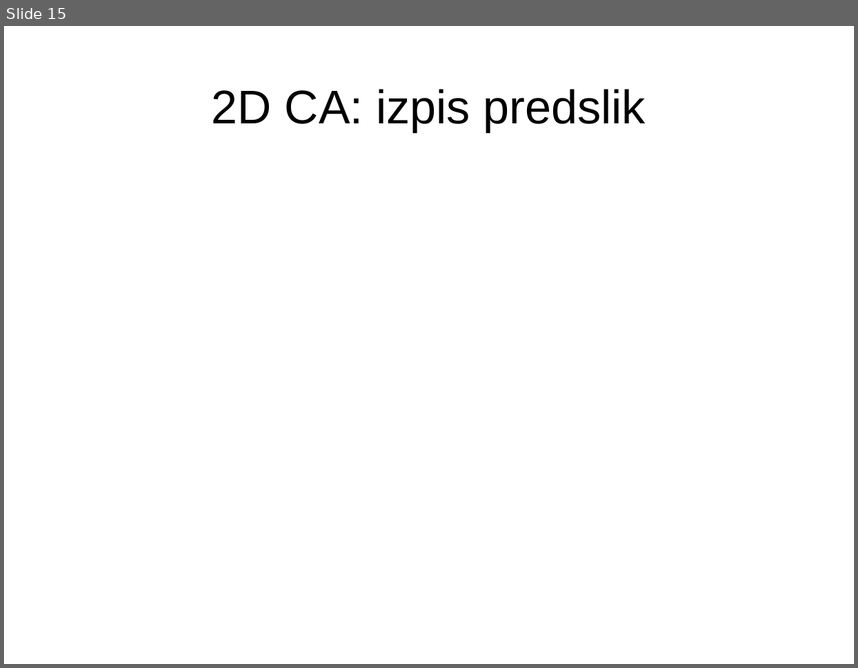
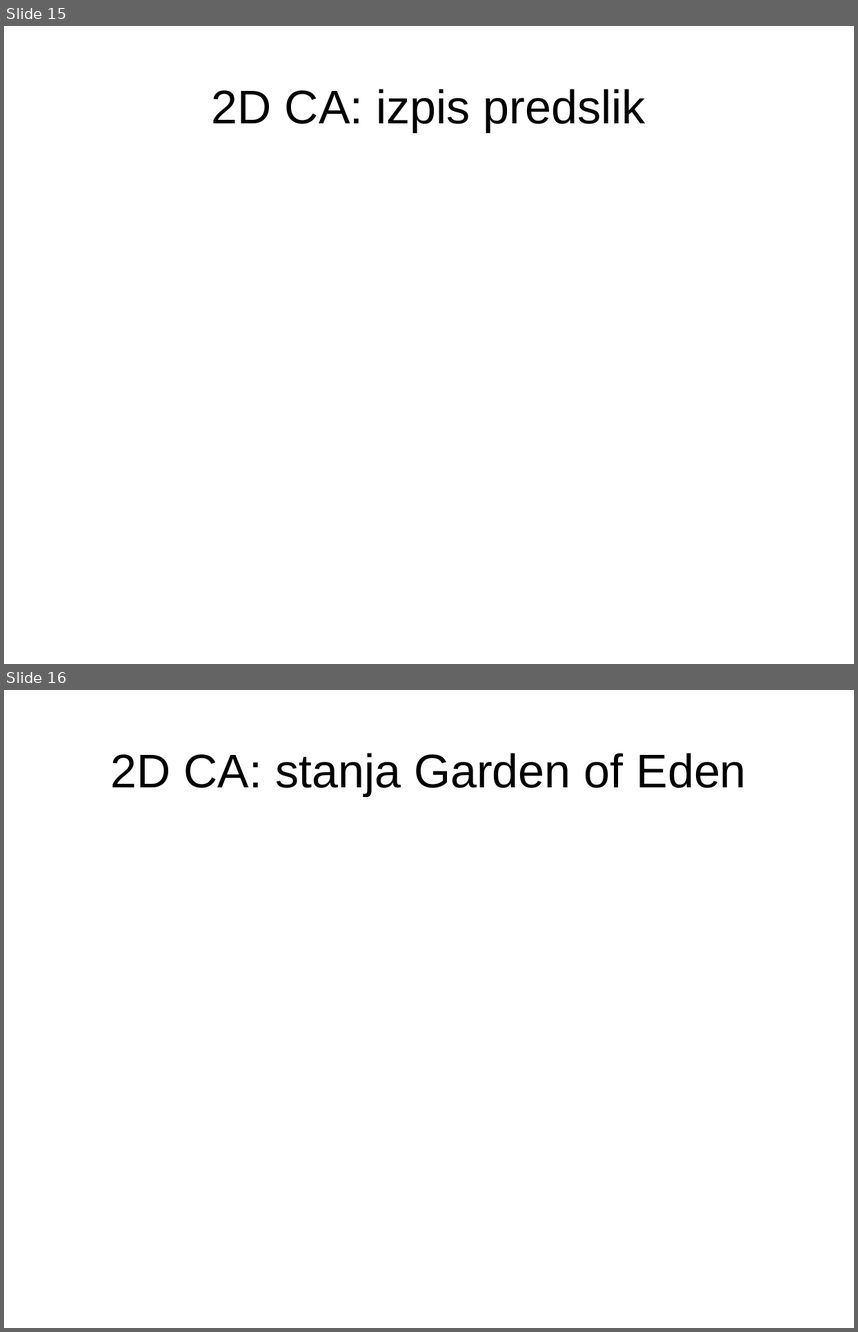
Before and after one commit to jeras/fri-latex-templates, a slide deck: predstavitev/predstavitev.odp. Shown one above the other, each under a label of ours: slide 15 before the commit, slides 15 and 16 after it. The pictures are 858x668 and 858x1332 pixels, drawn with LibreOffice and Linux fonts; fonts in the diff are those of the drawing. Boxes give left, top, right and bottom in pixels: in the first picture for what was removed or moved away, otherwise in the second. Text is boxed around its words. In the diff, an @@ line names an element or a change of style, - is before the commit and + after.

```diff
--- a/predstavitev/predstavitev.odp
+++ b/predstavitev/predstavitev.odp
@@ slide 16 added at <box>4,690,854,1328</box>, background #FFFFFF @@
@@ title added at <box>110,753,746,796</box>, 44 pt, text #000000 @@
+2D CA: stanja Garden of Eden
```
Also in this commit, not shown: 2 slides changed, 1 other slide added, 1 other file.
